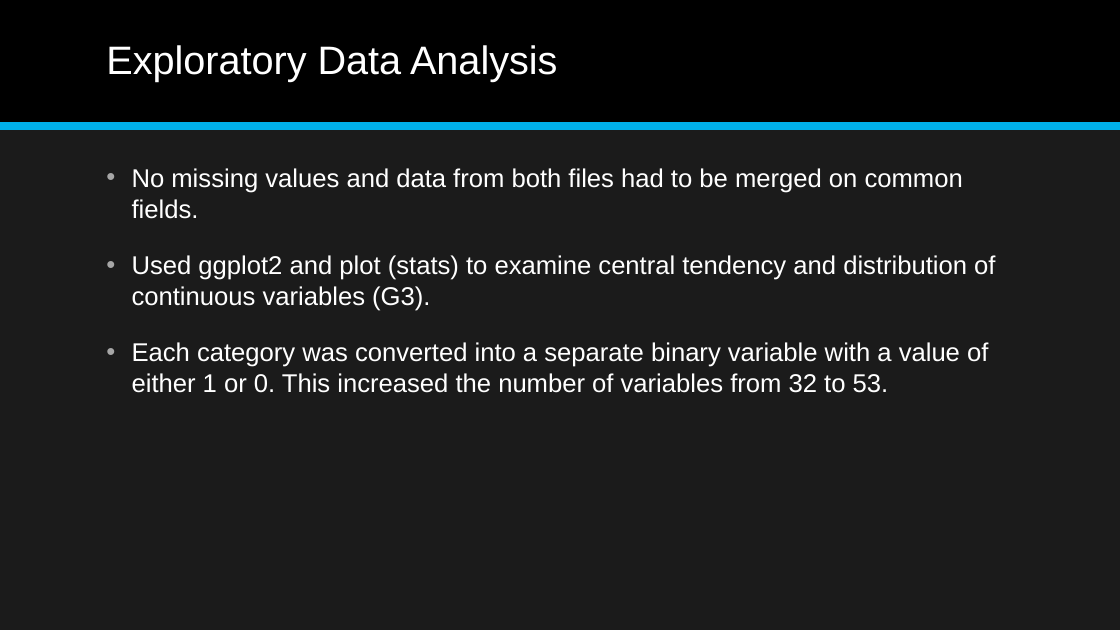
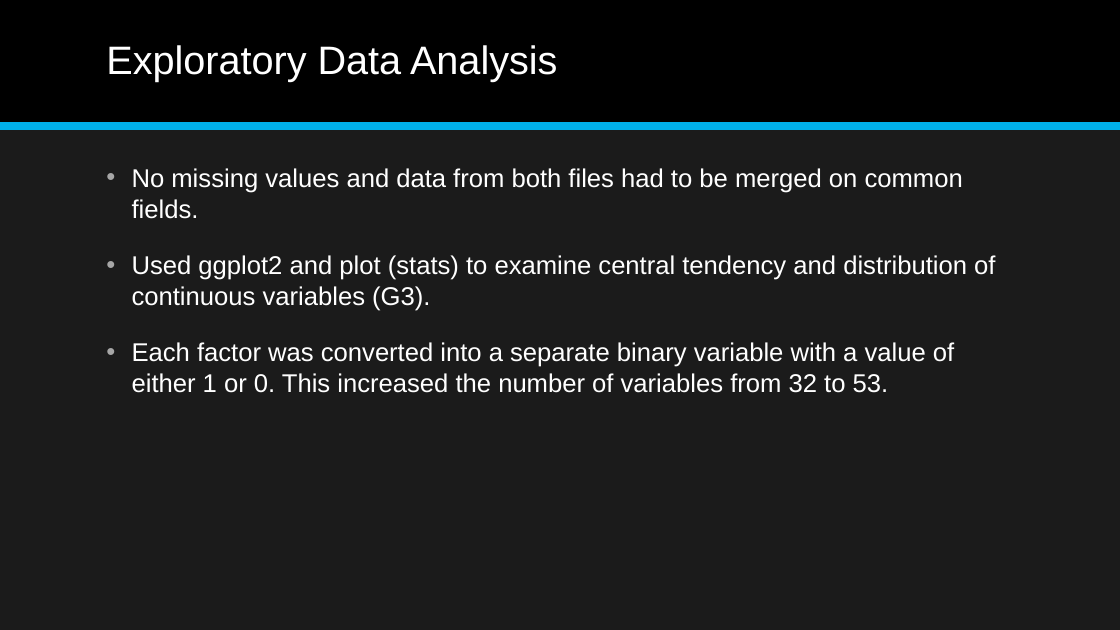
Before and after one commit to aajunwa/capstone, a slide deck: slide 6 of Student Alcohol Consumption Data Science Project.pptx. Drawn at 1120x630 pixels with LibreOffice and Linux fonts; fonts in the diff are those of the drawing. Boxes give left, top, right and bottom in pixels: in the first picture for what was removed or moved away, otherwise in the second. Text is boxed around its words. In the diff, an @@ line names an element or a change of style, - is before the commit and + after.

```diff
--- a/Student Alcohol Consumption Data Science Project.pptx
+++ b/Student Alcohol Consumption Data Science Project.pptx
@@ text at [132, 342, 954, 393]: text changed @@
-• Each category was converted into a separate binary variable with a value of either 1 or 0. This increased the number of variables from 32 to 53.
+• Each factor was converted into a separate binary variable with a value of either 1 or 0. This increased the number of variables from 32 to 53.
```
Also in this commit, not shown: 11 other slides changed, 20 other files.
